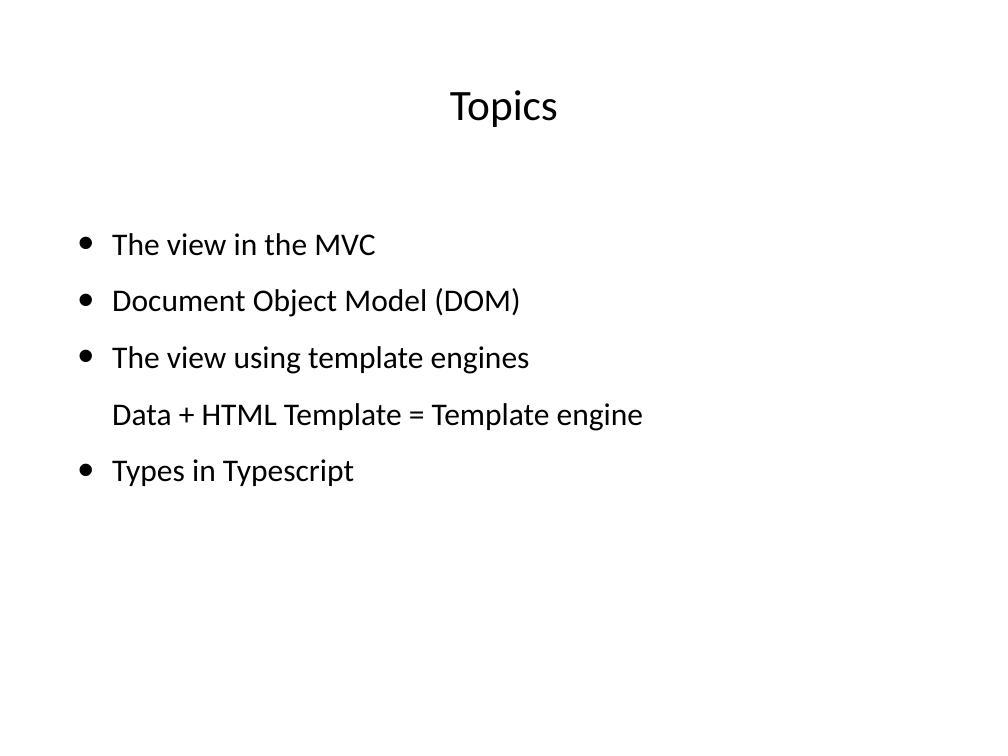
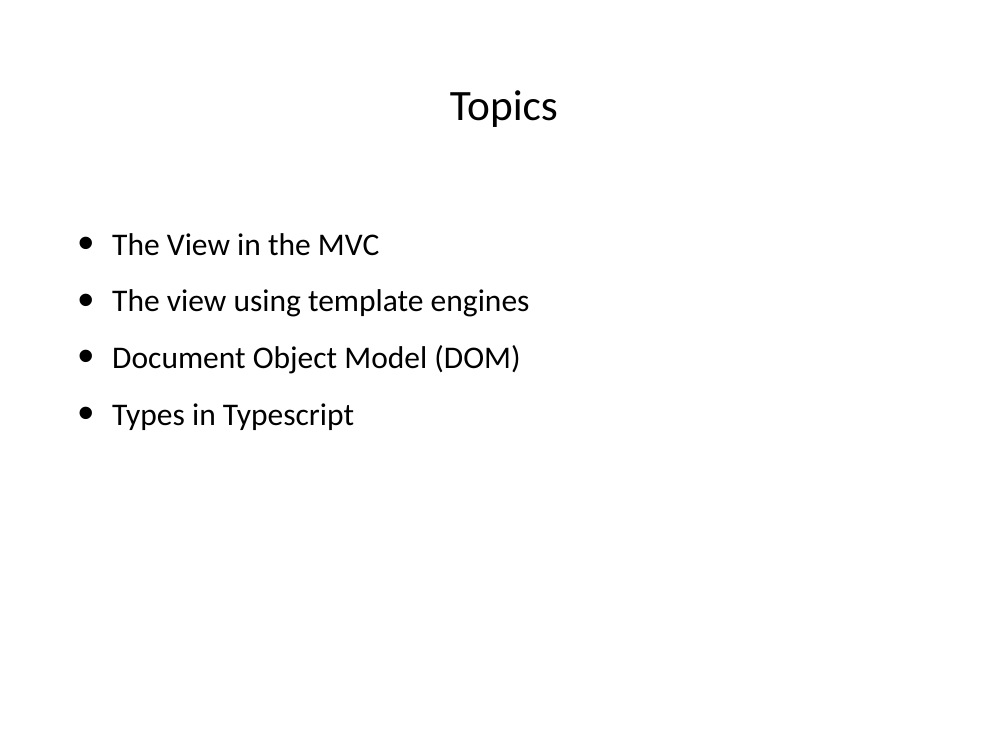
Before and after one commit to hogeschool/Development--Web, a slide deck: slide 2 of Lesson4/lesson4.pptx. Drawn at 1008x756 pixels with LibreOffice and Linux fonts; fonts in the diff are those of the drawing. Boxes give left, top, right and bottom in pixels: in the first picture for what was removed or moved away, otherwise in the second. Text is boxed around its words. In the diff, an @@ line names an element or a change of style, - is before the commit and + after.

```diff
--- a/Lesson4/lesson4.pptx
+++ b/Lesson4/lesson4.pptx
@@ text at (x1=112, y1=233, x2=530, y2=317): text changed @@
-• The view in the MVC
+• The View in the MVC
+• The view using template engines
@@ text at (x1=112, y1=346, x2=643, y2=431): paragraphs removed @@
-• The view using template engines
-  Data + HTML Template = Template engine
```
Also in this commit, not shown: 10 other slides changed, 2 slides added, 1 other file.
